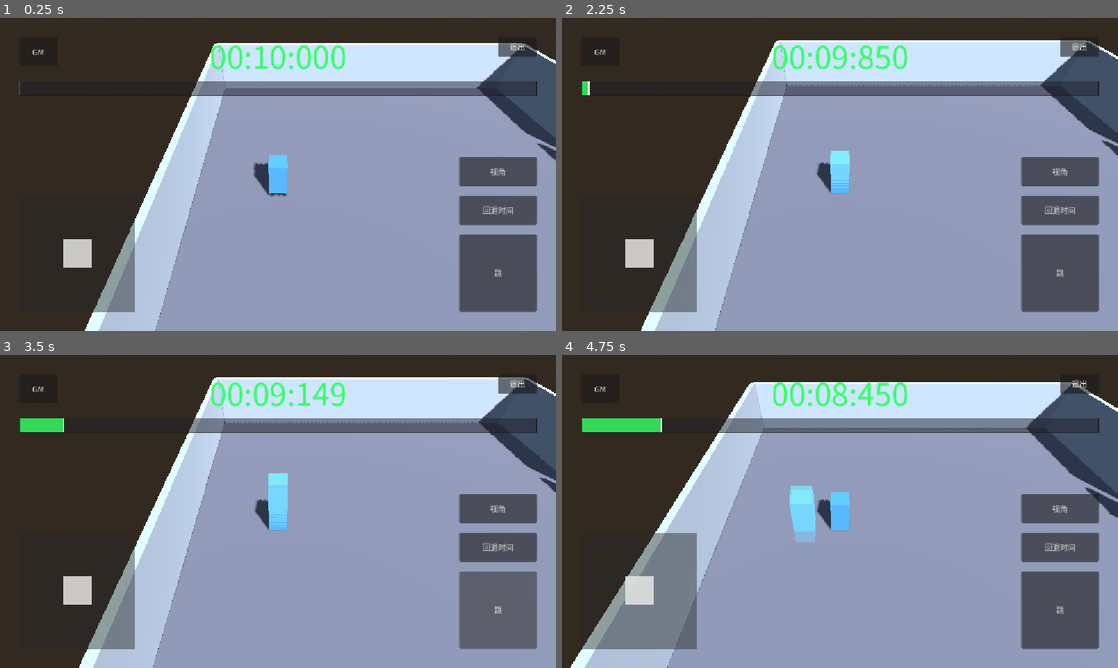
Above: before the commit, frames 1-4 (two rows, left to right).
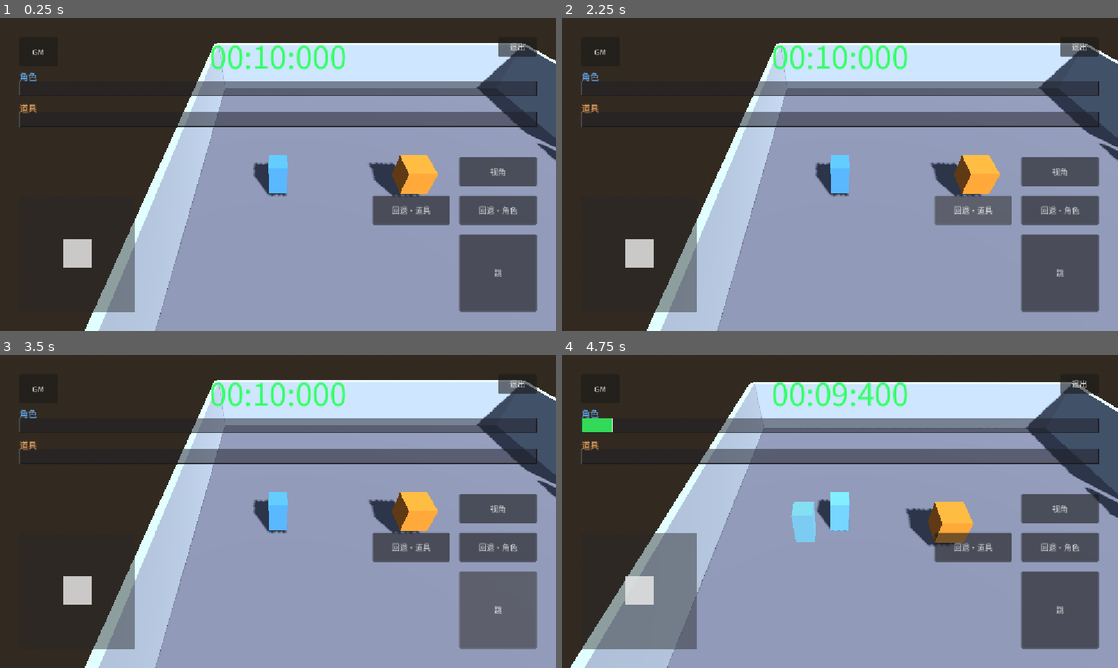
Above: after the commit, the same moments.

Repository: boomlulu/godot-jolt-time
Game: Godot game, scene res://level_02.tscn
The game is run twice, just before and just after one commit, with the same random seed, the same clock (stepped at 60 frames per second) and the same inputs. This scene is started directly instead of the project's main scene.
Inputs (mouse positions are in pixels of both pictures, inside the frame that each line leads up to):
- Up to frame 1 (0.25 s): no input
- Up to frame 2 (2.25 s): click (1062, 208) at 0.5 s, where only the run before the commit has a clickable "回退时间"; click (1062, 208) at 1.25 s, where only the run after the commit has a clickable "回退·角色"; click (973, 208) at 2 s, where only the run after the commit has a clickable "回退·道具"
- Up to frame 3 (3.5 s): click "跳" at 2.75 s
- Up to frame 4 (4.75 s): tap Enter at 3.5 s; drag from (639, 589) to (895, 442) at 3.52 s; drag from (840, 423) to (812, 574) at 4.27 s

The runs differ from the first frame. In frame 1, 5.7% of the frame differs, in the area x 3-97%, y 17-67%; in frame 2, 9.8%; in frame 3, 10%, in the area x 3-100%, y 7-100%; in frame 4, 7.2%.

Commit message:
feat(level_02): dual timeline for actor and pushbox
- 拆出 ActorTimeline + BoxTimeline 两条独立时间轴
- 新增 PushBox（橘黄）+ Recorder + GhostTrail + BoxTrail
- HUD: 两个 rewind 按钮（角色/道具）+ 两条 timeline bar
- _physics_process / freeze / waiting_for_input / drag callback 全部一拆二
- Camera 仍跟 ActorTimeline；钥匙拾取保持非 timeline 状态

Co-Authored-By: Claude Opus 4.7 (1M context) <noreply@anthropic.com>

Diff:
--- a/level_02.gd
+++ b/level_02.gd
@@ -8,19 +8,23 @@
 	{"name": "第三关", "scene": "res://level_03.tscn"},
 ]
 
-@onready var _timeline: Timeline = $Timeline
+@onready var _actor_timeline: Timeline = $ActorTimeline
+@onready var _box_timeline: Timeline = $BoxTimeline
 @onready var _actor: CharacterBody3D = $Actor
+@onready var _pushbox: RigidBody3D = $PushBox
 @onready var _camera: Camera3D = $Camera3D
 @onready var _observer_camera: Camera3D = $ObserverCamera
 @onready var _hud_joystick: Control = $HUD/Joystick
 @onready var _hud_jump: Button = $HUD/JumpButton
 @onready var _hud_exit: Button = $HUD/ExitButton
-@onready var _hud_rewind: Button = $HUD/RewindButton
+@onready var _hud_actor_rewind: Button = $HUD/ActorRewindButton
+@onready var _hud_box_rewind: Button = $HUD/BoxRewindButton
 @onready var _hud_eye: Button = $HUD/EyeButton
 @onready var _hud_timer: Label = $HUD/TimerLabel
 @onready var _hud_tips: Label = $HUD/TipsLabel
 @onready var _hud_dialog: AcceptDialog = $HUD/GameOverDialog
-@onready var _hud_timeline: Control = $HUD/TimelineBar
+@onready var _hud_actor_timeline: Control = $HUD/ActorTimelineBar
+@onready var _hud_box_timeline: Control = $HUD/BoxTimelineBar
 @onready var _hud_gm_button: Button = $HUD/GMButton
 @onready var _hud_gm_panel: Control = $HUD/GMPanel
 @onready var _hud_gm_close: Button = $HUD/GMPanel/CenterBox/VBox/CloseButton
@@ -30,13 +34,18 @@
 @onready var _actor_recorder: Recorder = $Actor/Recorder
 @onready var _actor_ghost_trail: GhostTrail = $Actor/GhostTrail
 @onready var _actor_trail: MultiMeshInstance3D = $ActorTrail
+@onready var _box_recorder: Recorder = $PushBox/Recorder
+@onready var _box_ghost_trail: GhostTrail = $PushBox/GhostTrail
+@onready var _box_trail: MultiMeshInstance3D = $BoxTrail
 @onready var _door: Area3D = $Door
 @onready var _key: Area3D = $Key
 @onready var _key_mesh: MeshInstance3D = $Key/MeshInstance3D
 
-var _rewind_held: bool = false
+var _actor_rewind_held: bool = false
+var _box_rewind_held: bool = false
 var _door_triggered: bool = false
-var _waiting_for_input: bool = true
+var _actor_waiting_for_input: bool = true
+var _box_waiting_for_input: bool = true
 var _has_key: bool = false
 var _key_base_y: float = -5.0
 var _key_time: float = 0.0
@@ -49,15 +58,23 @@
 	_actor_ghost_trail.target = _actor
 	_actor_ghost_trail.trail_renderer = _actor_trail
 	_actor_ghost_trail.trail_color = Color(0.4, 0.7, 1.0, 1.0)
+	_box_recorder.target = _pushbox
+	_box_ghost_trail.target = _pushbox
+	_box_ghost_trail.trail_renderer = _box_trail
+	_box_ghost_trail.trail_color = Color(1.0, 0.7, 0.4, 1.0)
 	_camera.target = _actor
 	_observer_camera.target = _actor
-	_timeline.subscribe(_actor_recorder)
-	_timeline.subscribe(_actor_ghost_trail)
-	_timeline.subscribe(_camera)
+	_actor_timeline.subscribe(_actor_recorder)
+	_actor_timeline.subscribe(_actor_ghost_trail)
+	_actor_timeline.subscribe(_camera)
+	_box_timeline.subscribe(_box_recorder)
+	_box_timeline.subscribe(_box_ghost_trail)
 	_hud_jump.pressed.connect(_actor.queue_jump)
 	_hud_exit.pressed.connect(_on_exit_pressed)
-	_hud_rewind.hold_started.connect(_on_rewind_started)
-	_hud_rewind.hold_ended.connect(_on_rewind_ended)
+	_hud_actor_rewind.hold_started.connect(_on_actor_rewind_started)
+	_hud_actor_rewind.hold_ended.connect(_on_actor_rewind_ended)
+	_hud_box_rewind.hold_started.connect(_on_box_rewind_started)
+	_hud_box_rewind.hold_ended.connect(_on_box_rewind_ended)
 	_hud_eye.hold_started.connect(_on_eye_started)
 	_hud_eye.hold_ended.connect(_on_eye_ended)
 	_hud_dialog.confirmed.connect(_on_restart)
@@ -65,47 +82,78 @@
 	_hud_gm_close.pressed.connect(_on_gm_close)
 	_door.body_entered.connect(_on_door_entered)
 	_key.body_entered.connect(_on_key_entered)
-	_timeline.drag_state_changed.connect(_on_drag_state_changed)
-	_hud_timeline.bind_timeline(_timeline)
+	_actor_timeline.drag_state_changed.connect(_on_actor_drag_state_changed)
+	_box_timeline.drag_state_changed.connect(_on_box_drag_state_changed)
+	_hud_actor_timeline.bind_timeline(_actor_timeline)
+	_hud_box_timeline.bind_timeline(_box_timeline)
 	_hud_tips.visible = false
 	_hud_key_status.visible = false
 	_hud_door_locked.visible = false
 	_key_base_y = _key.position.y
 	_populate_levels()
 	_update_timer_label()
-	_timeline.push_visuals()
+	_actor_timeline.push_visuals()
+	_box_timeline.push_visuals()
 
 func _physics_process(delta: float) -> void:
 	_camera.tick_yaw(delta)
-	_timeline.rewind_held = _rewind_held
-	var input_active := _is_player_inputting()
-	var state := _timeline.get_game_state(input_active)
+	_actor_timeline.rewind_held = _actor_rewind_held
+	_box_timeline.rewind_held = _box_rewind_held
+	_tick_actor_timeline(delta)
+	_tick_box_timeline(delta)
+
+func _tick_actor_timeline(delta: float) -> void:
+	var input_active := _is_actor_inputting()
+	var state := _actor_timeline.get_game_state(input_active)
 	match state:
 		Timeline.State.GAME_OVER, Timeline.State.DRAGGING, Timeline.State.LOCKED:
-			_apply_freeze(true)
-			_timeline.disable_recording()
+			_apply_actor_freeze(true)
+			_actor_timeline.disable_recording()
 		Timeline.State.REWINDING:
-			_apply_freeze(true)
-			_timeline.disable_recording()
-			_timeline.step_backward(delta)
+			_apply_actor_freeze(true)
+			_actor_timeline.disable_recording()
+			_actor_timeline.step_backward(delta)
 		Timeline.State.ADVANCING:
-			_waiting_for_input = false
-			_apply_freeze(false)
-			_timeline.advance(delta)
-			if _timeline.current_time >= _timeline.total_duration:
+			_actor_waiting_for_input = false
+			_apply_actor_freeze(false)
+			_actor_timeline.advance(delta)
+			if _actor_timeline.current_time >= _actor_timeline.total_duration:
 				_trigger_game_over()
 		Timeline.State.IDLE:
-			if _waiting_for_input:
-				_apply_freeze(true)
+			if _actor_waiting_for_input:
+				_apply_actor_freeze(true)
 			else:
-				_apply_freeze(false)
-			_timeline.disable_recording()
+				_apply_actor_freeze(false)
+			_actor_timeline.disable_recording()
+
+func _tick_box_timeline(delta: float) -> void:
+	var input_active := _is_box_inputting()
+	var state := _box_timeline.get_game_state(input_active)
+	match state:
+		Timeline.State.GAME_OVER, Timeline.State.DRAGGING, Timeline.State.LOCKED:
+			_apply_box_freeze(true)
+			_box_timeline.disable_recording()
+		Timeline.State.REWINDING:
+			_apply_box_freeze(true)
+			_box_timeline.disable_recording()
+			_box_timeline.step_backward(delta)
+		Timeline.State.ADVANCING:
+			_box_waiting_for_input = false
+			_apply_box_freeze(false)
+			_box_timeline.advance(delta)
+		Timeline.State.IDLE:
+			if _box_waiting_for_input:
+				_apply_box_freeze(true)
+			else:
+				_apply_box_freeze(false)
+			_box_timeline.disable_recording()
 
 func _process(delta: float) -> void:
-	_timeline.push_visuals()
+	_actor_timeline.push_visuals()
+	_box_timeline.push_visuals()
 	_update_timer_label()
-	var locked := _timeline.is_locked()
-	_hud_tips.visible = locked and not _timeline.dragging
+	var locked := _actor_timeline.is_locked() or _box_timeline.is_locked()
+	_hud_tips.visible = locked and not _actor_timeline.dragging and not _box_timeline.dragging
 	if locked:
 		_hud_timer.add_theme_color_override("font_color", Color(1, 0.3, 0.3, 1))
 	else:
@@ -116,14 +164,17 @@
 		_key.rotate_y(delta * 2.0)
 		_key.position.y = _key_base_y + sin(_key_time * 3.0) * 0.2
 
-func _apply_freeze(freeze: bool) -> void:
+func _apply_actor_freeze(freeze: bool) -> void:
 	_actor.time_controlled = freeze
 	_camera.frozen = freeze
 
-func _is_player_inputting() -> bool:
+func _apply_box_freeze(freeze: bool) -> void:
+	_pushbox.freeze = freeze
+
+func _is_actor_inputting() -> bool:
 	if _has_direct_input():
 		return true
-	if _waiting_for_input:
+	if _actor_waiting_for_input:
 		return false
 	if not _actor.is_on_floor():
 		return true
@@ -131,6 +182,13 @@
 		return true
 	return false
 
+func _is_box_inputting() -> bool:
+	if _box_waiting_for_input:
+		return false
+	if Rewindable.has_motion(_pushbox):
+		return true
+	return false
+
 func _has_direct_input() -> bool:
 	if _hud_joystick.value.length() > 0.0:
 		return true
@@ -144,12 +202,16 @@
 		return true
 	return false
 
-func _on_drag_state_changed(dragging: bool) -> void:
+func _on_actor_drag_state_changed(dragging: bool) -> void:
 	if not dragging:
-		_waiting_for_input = true
+		_actor_waiting_for_input = true
+
+func _on_box_drag_state_changed(dragging: bool) -> void:
+	if not dragging:
+		_box_waiting_for_input = true
 
 func _update_timer_label() -> void:
-	var remaining := maxf(0.0, _timeline.total_duration - _timeline.current_time)
+	var remaining := maxf(0.0, _actor_timeline.total_duration - _actor_timeline.current_time)
 	var total_ms := int(remaining * 1000.0)
 	var m := total_ms / 60000
 	var s := (total_ms / 1000) % 60
@@ -157,7 +219,8 @@
 	_hud_timer.text = "%02d:%02d:%03d" % [m, s, ms]
 
 func _trigger_game_over() -> void:
-	_timeline.mark_game_over()
+	_actor_timeline.mark_game_over()
+	_box_timeline.mark_game_over()
 	get_tree().paused = true
 	_hud_dialog.popup_centered()
 
@@ -201,11 +264,17 @@
 	_door_locked_tween.tween_property(_hud_door_locked, "modulate:a", 0.0, 0.5)
 	_door_locked_tween.tween_callback(func(): _hud_door_locked.visible = false)
 
-func _on_rewind_started() -> void:
-	_rewind_held = true
-
-func _on_rewind_ended() -> void:
-	_rewind_held = false
+func _on_actor_rewind_started() -> void:
+	_actor_rewind_held = true
+
+func _on_actor_rewind_ended() -> void:
+	_actor_rewind_held = false
+
+func _on_box_rewind_started() -> void:
+	_box_rewind_held = true
+
+func _on_box_rewind_ended() -> void:
+	_box_rewind_held = false
 
 func _on_eye_started() -> void:
 	_observer_camera.sync_from(_camera.yaw_deg, 45.0)
--- a/level_02.tscn
+++ b/level_02.tscn
@@ -110,6 +110,26 @@
 visible_instance_count = 0
 mesh = SubResource("BoxMesh_ghost_actor")
 
+[sub_resource type="BoxMesh" id="BoxMesh_pushbox"]
+size = Vector3(1.2, 1.2, 1.2)
+
+[sub_resource type="BoxShape3D" id="BoxShape_pushbox"]
+size = Vector3(1.2, 1.2, 1.2)
+
+[sub_resource type="StandardMaterial3D" id="Mat_pushbox"]
+albedo_color = Color(1, 0.55, 0.15, 1)
+
+[sub_resource type="BoxMesh" id="BoxMesh_ghost_box"]
+material = SubResource("Mat_ghost")
+size = Vector3(1.2, 1.2, 1.2)
+
+[sub_resource type="MultiMesh" id="BoxGhostMM"]
+transform_format = 1
+use_colors = true
+instance_count = 6
+visible_instance_count = 0
+mesh = SubResource("BoxMesh_ghost_box")
+
 [sub_resource type="BoxMesh" id="BoxMesh_door"]
 size = Vector3(0.3, 3.0, 2.0)
 
@@ -140,7 +160,10 @@
 [node name="Level02" type="Node3D"]
 script = ExtResource("1_lv02")
 
-[node name="Timeline" type="Node" parent="."]
+[node name="ActorTimeline" type="Node" parent="."]
+script = ExtResource("9_tlcore")
+
+[node name="BoxTimeline" type="Node" parent="."]
 script = ExtResource("9_tlcore")
 
 [node name="WorldEnvironment" type="WorldEnvironment" parent="."]
@@ -294,6 +317,28 @@
 
 [node name="ActorTrail" type="MultiMeshInstance3D" parent="."]
 multimesh = SubResource("ActorGhostMM")
+
+[node name="PushBox" type="RigidBody3D" parent="."]
+transform = Transform3D(1, 0, 0, 0, 1, 0, 0, 0, 1, 0, 1, 0)
+mass = 1.0
+linear_damp = 2.0
+angular_damp = 4.0
+
+[node name="MeshInstance3D" type="MeshInstance3D" parent="PushBox"]
+mesh = SubResource("BoxMesh_pushbox")
+surface_material_override/0 = SubResource("Mat_pushbox")
+
+[node name="CollisionShape3D" type="CollisionShape3D" parent="PushBox"]
+shape = SubResource("BoxShape_pushbox")
+
+[node name="Recorder" type="Node" parent="PushBox"]
+script = ExtResource("6_rewind")
+
+[node name="GhostTrail" type="Node" parent="PushBox"]
+script = ExtResource("10_ghost")
+
+[node name="BoxTrail" type="MultiMeshInstance3D" parent="."]
+multimesh = SubResource("BoxGhostMM")
 
 [node name="Camera3D" type="Camera3D" parent="."]
 transform = Transform3D(1, 0, 0, 0, 0.707107, 0.707107, 0, -0.707107, 0.707107, -6, 7.8, 7)
@@ -353,9 +398,9 @@
 offset_right = -40.0
 offset_bottom = 80.0
 
-[node name="RewindButton" type="Button" parent="HUD"]
+[node name="ActorRewindButton" type="Button" parent="HUD"]
 script = ExtResource("7_rewbtn")
-text = "回退时间"
+text = "回退·角色"
 anchor_left = 1.0
 anchor_top = 1.0
 anchor_right = 1.0
@@ -363,6 +408,18 @@
 offset_left = -200.0
 offset_top = -280.0
 offset_right = -40.0
+offset_bottom = -220.0
+
+[node name="BoxRewindButton" type="Button" parent="HUD"]
+script = ExtResource("7_rewbtn")
+text = "回退·道具"
+anchor_left = 1.0
+anchor_top = 1.0
+anchor_right = 1.0
+anchor_bottom = 1.0
+offset_left = -380.0
+offset_top = -280.0
+offset_right = -220.0
 offset_bottom = -220.0
 
 [node name="EyeButton" type="Button" parent="HUD"]
@@ -433,13 +490,39 @@
 theme_override_font_sizes/font_size = 44
 theme_override_colors/font_color = Color(1, 0.85, 0.2, 1)
 
-[node name="TimelineBar" type="Control" parent="HUD"]
+[node name="ActorTimelineBar" type="Control" parent="HUD"]
 script = ExtResource("8_timeline")
 anchor_right = 1.0
 offset_left = 40.0
 offset_top = 130.0
 offset_right = -40.0
 offset_bottom = 160.0
+
+[node name="ActorTimelineLabel" type="Label" parent="HUD"]
+offset_left = 40.0
+offset_top = 108.0
+offset_right = 200.0
+offset_bottom = 130.0
+text = "角色"
+theme_override_font_sizes/font_size = 18
+theme_override_colors/font_color = Color(0.4, 0.7, 1, 1)
+
+[node name="BoxTimelineBar" type="Control" parent="HUD"]
+script = ExtResource("8_timeline")
+anchor_right = 1.0
+offset_left = 40.0
+offset_top = 195.0
+offset_right = -40.0
+offset_bottom = 225.0
+
+[node name="BoxTimelineLabel" type="Label" parent="HUD"]
+offset_left = 40.0
+offset_top = 173.0
+offset_right = 200.0
+offset_bottom = 195.0
+text = "道具"
+theme_override_font_sizes/font_size = 18
+theme_override_colors/font_color = Color(1, 0.7, 0.4, 1)
 
 [node name="GameOverDialog" type="AcceptDialog" parent="HUD"]
 process_mode = 3
